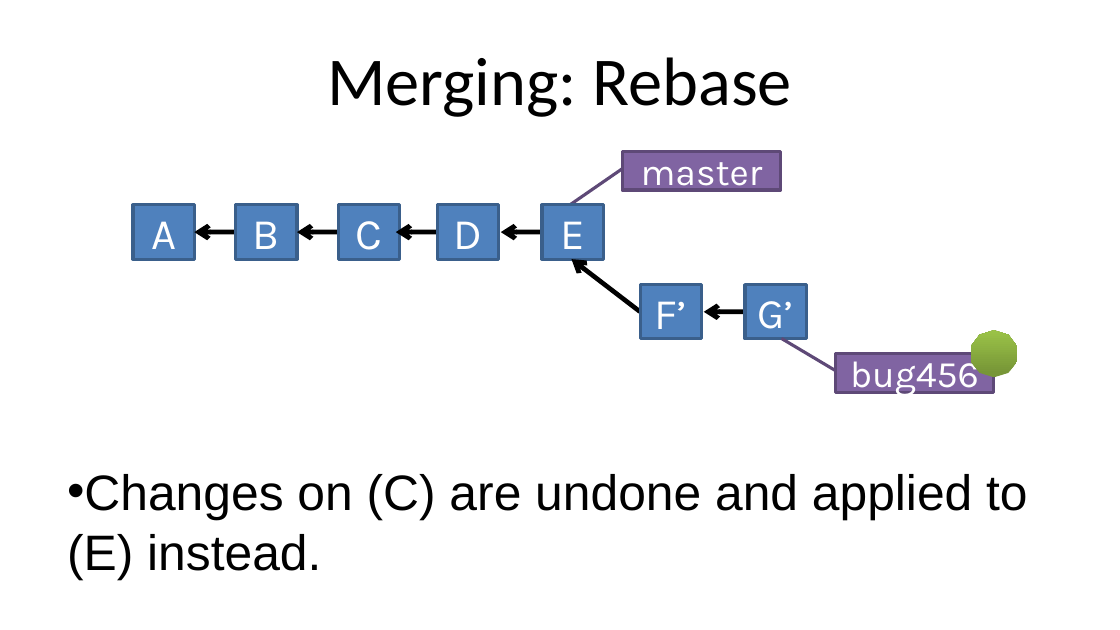
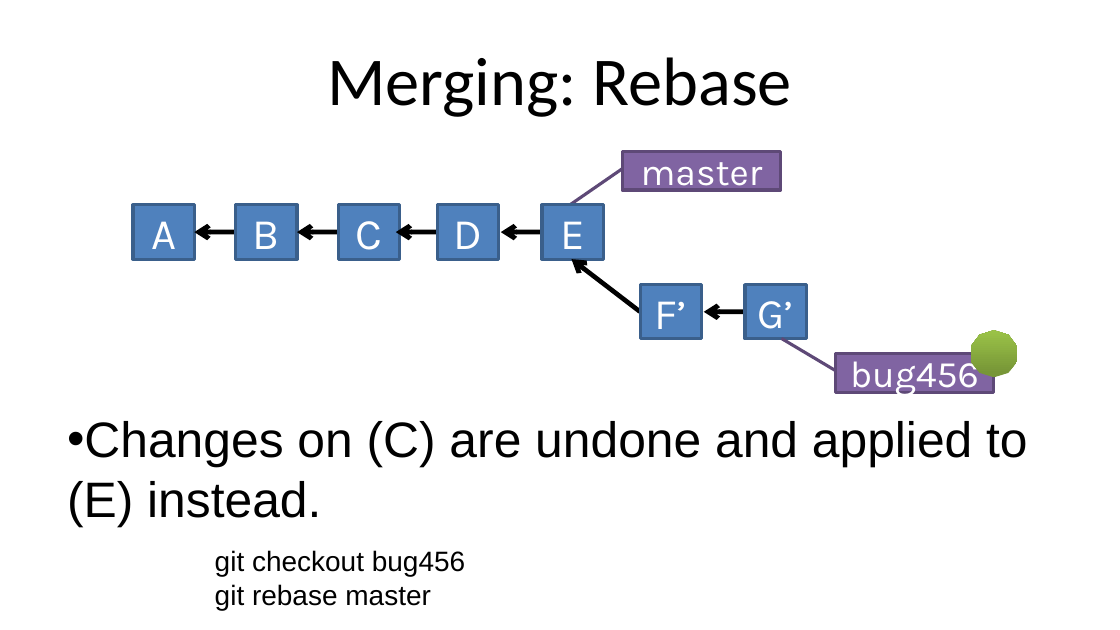
Before and after one commit to fxwalsh/enterprise-web-dev, a slide deck: slide 19 of topic02/talk-1/git.pptx. Drawn at 1120x630 pixels with LibreOffice and Linux fonts; fonts in the diff are those of the drawing. Boxes give left, top, right and bottom in pixels: in the first picture for what was removed or moved away, otherwise in the second. Text is boxed around its words. In the diff, an @@ line names an element or a change of style, - is before the commit and + after.

```diff
--- a/topic02/talk-1/git.pptx
+++ b/topic02/talk-1/git.pptx
@@ text "Changes on (C) are undone ...": place and size @@
-text "Changes on (C) are undone ..." at [67,474,1027,580]
+text "Changes on (C) are undone ..." at [67,421,1027,528]
@@ text added at [215,550,465,610], 18 pt, text #000000 @@
+git checkout bug456
+git rebase master
```
Also in this commit, not shown: 1 slide removed, 21 other files.
